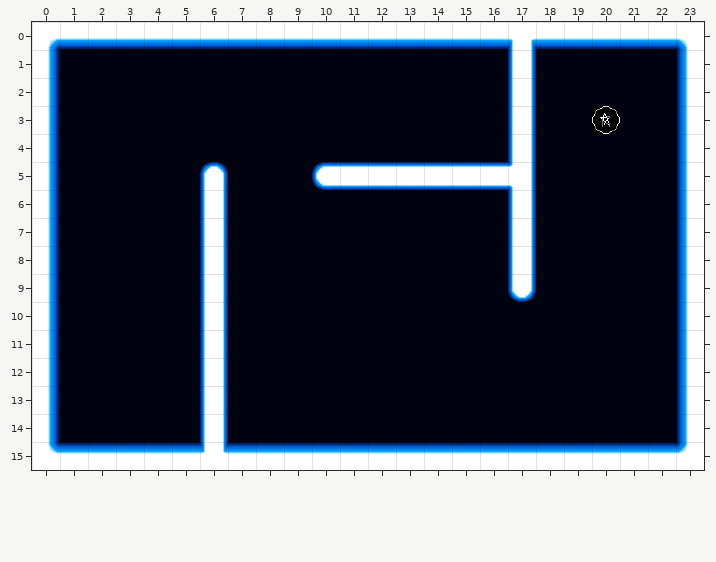
An edit to a level. Tiled map, GGJam-android/assets/levels/tutorial2.tmx. Above, as it was before the edit.
Cells are 32x32 px. Shown: x 0..23, y 0..15.
The result:
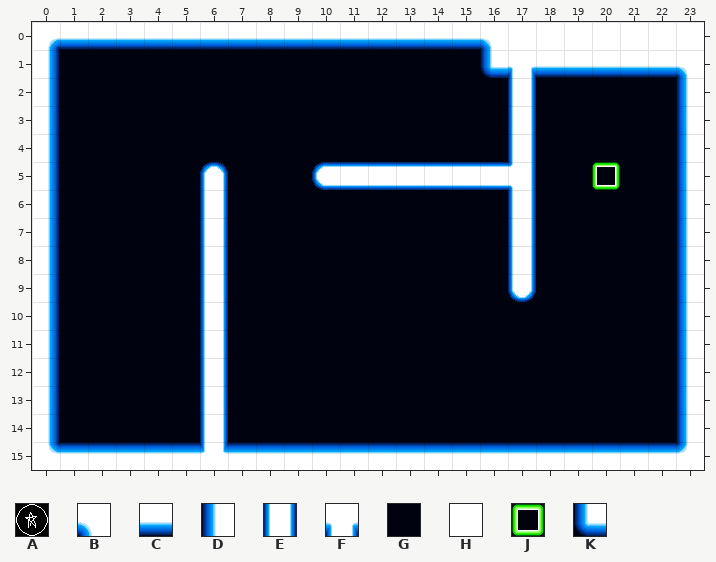
Key: from "Basic": A 3; from "Lights": B 1, C 2, D 3, E 6, F 7, G 32, H 38, J 54, K 57.
_ is an empty cell, . an unchanged one.
The exact change:
--- layer "Tiles"
@@ x 16..23 @@
- 0 CFCCCCCB
- 1 GEGGGGGD
+ 0 BHHHHHHH
+ 1 KFCCCCCB
@@ x 20..20 @@
- 3 A
+ 3 G
@@ x 20..20 @@
- 5 G
+ 5 J
